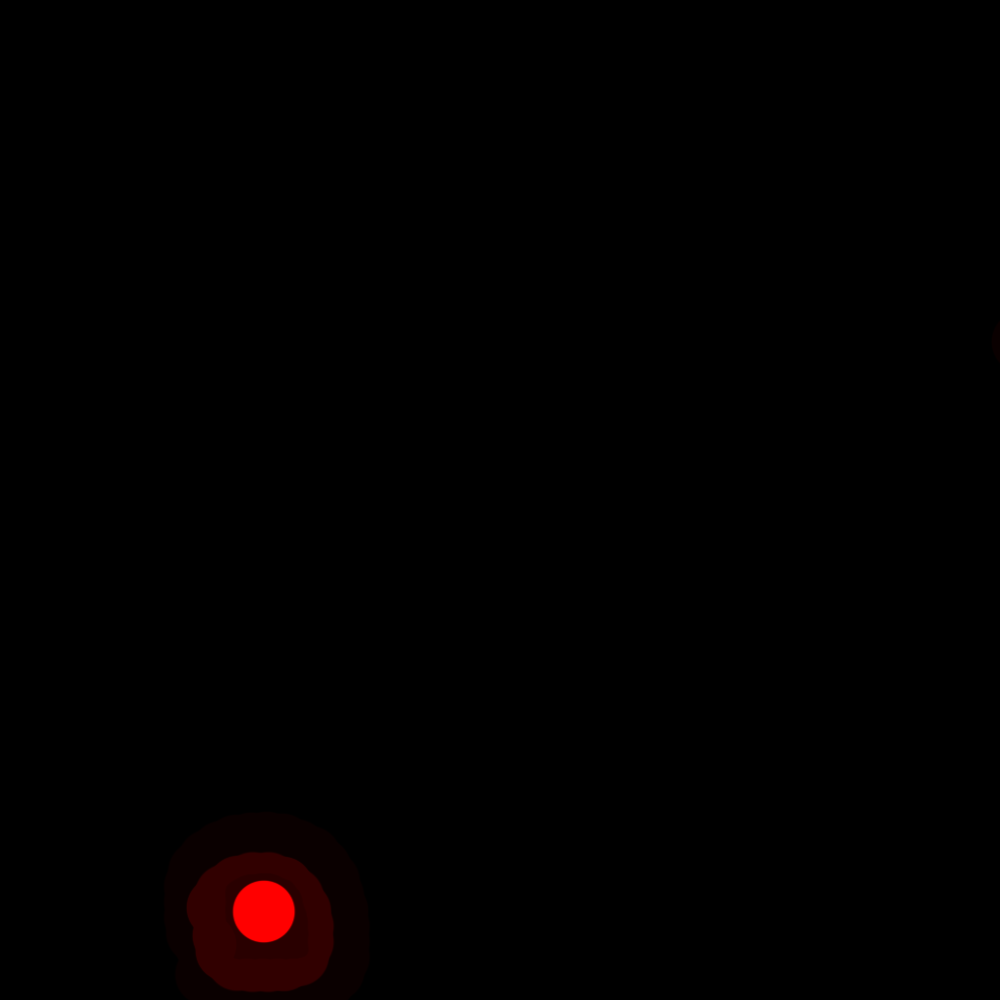
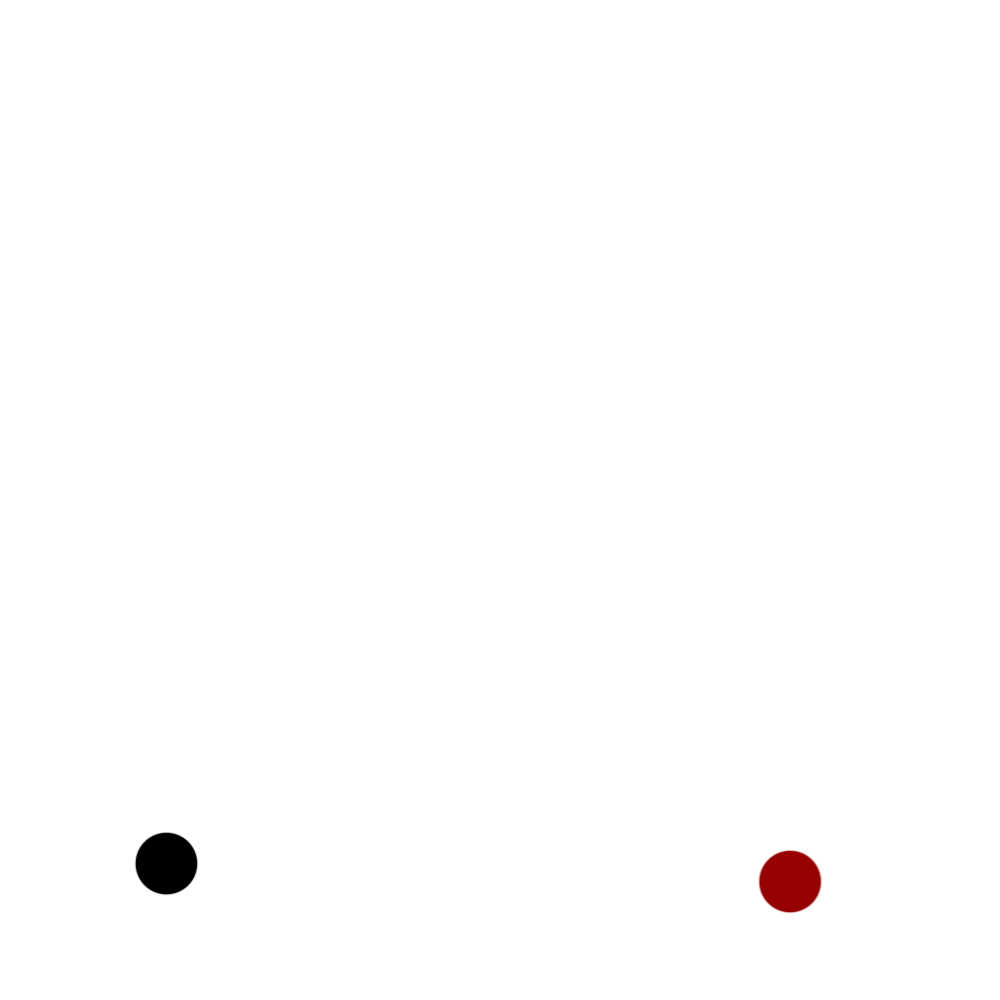
Layers edited between the first and the second 1000x1000 image:
removed layer "Ebene 8" over box(0, 0, 1000, 1000)
added layer "Ebene 11" above "Ebene 10" over box(134, 831, 823, 914)
